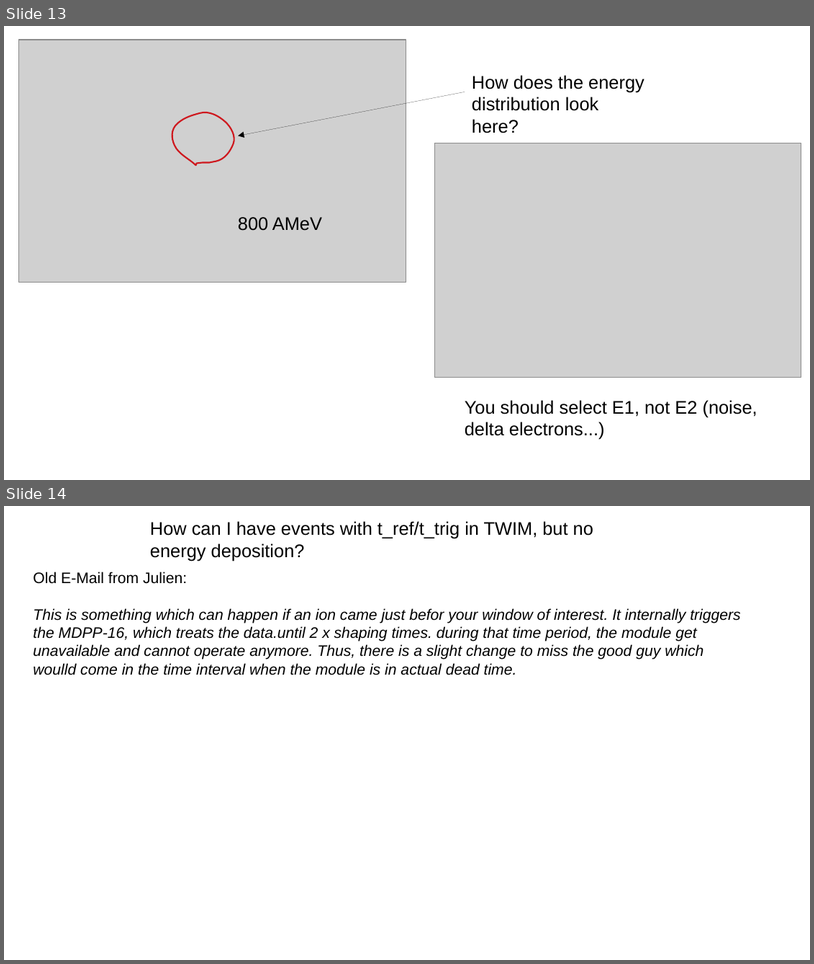
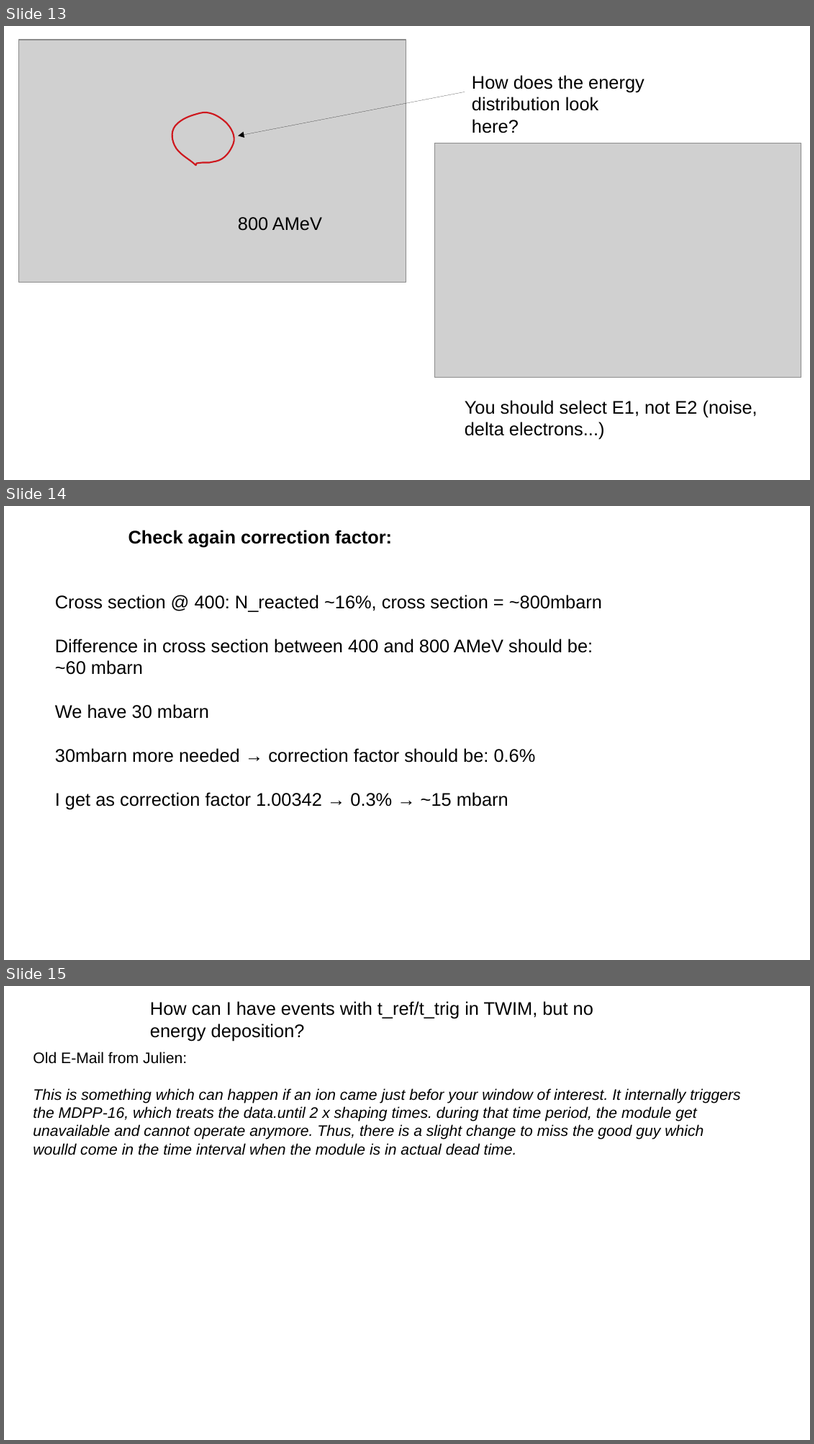
Before and after one commit to jenegger/r3bweek24_gsi, a slide deck: cross_sec_numbers_update4.odp. Shown one above the other, each under a label of ours: slides 13 and 14 before the commit, slides 13, 14 and 15 after it. The pictures are 814x964 and 814x1444 pixels, drawn with LibreOffice and Linux fonts; fonts in the diff are those of the drawing; grey boxes stand for pictures. Boxes give left, top, right and bottom in pixels: in the first picture for what was removed or moved away, otherwise in the second. Text is boxed around its words. In the diff, an @@ line names an element or a change of style, - is before the commit and + after.

Commit message:
geo corr checked

```diff
--- a/cross_sec_numbers_update4.odp
+++ b/cross_sec_numbers_update4.odp
@@ slide 14 added at [4,506,810,960], background #FFFFFF @@
@@ text added at [129,530,392,548], 18 pt, text #000000, bold @@
+Check again correction factor:
@@ text added at [55,595,602,809], 18 pt, text #000000 @@
+Cross section @ 400: N_reacted ~16%, cross section = ~800mbarn
+Difference in cross section between 400 and 800 AMeV should be:
+~60 mbarn
+We have 30 mbarn
+30mbarn more needed → correction factor should be: 0.6%
+I get as correction factor 1.00342 → 0.3% → ~15 mbarn
@@ what was slide 14 is now slide 15 @@
```
Also in this commit, not shown: 1 slide changed, 2 other files.
